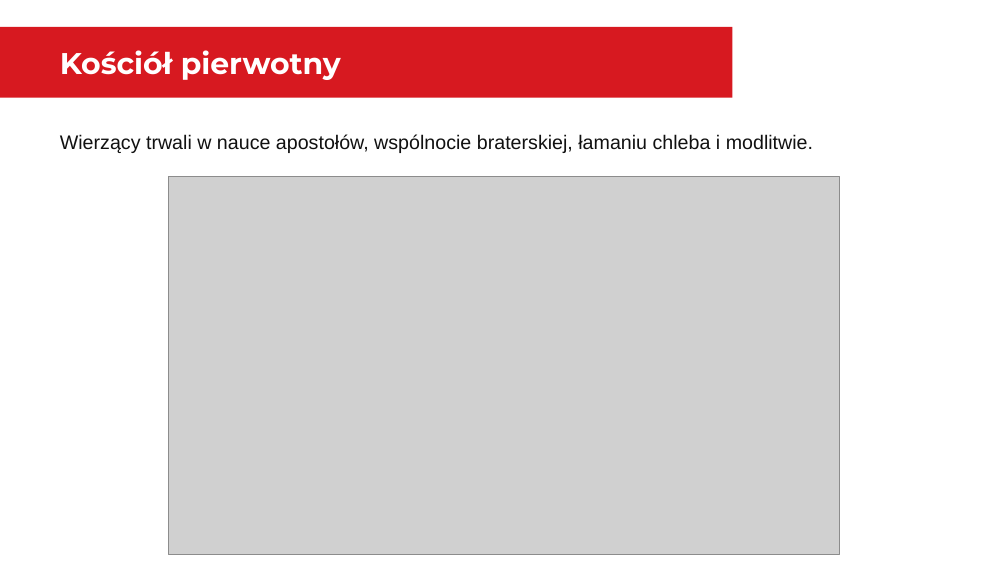
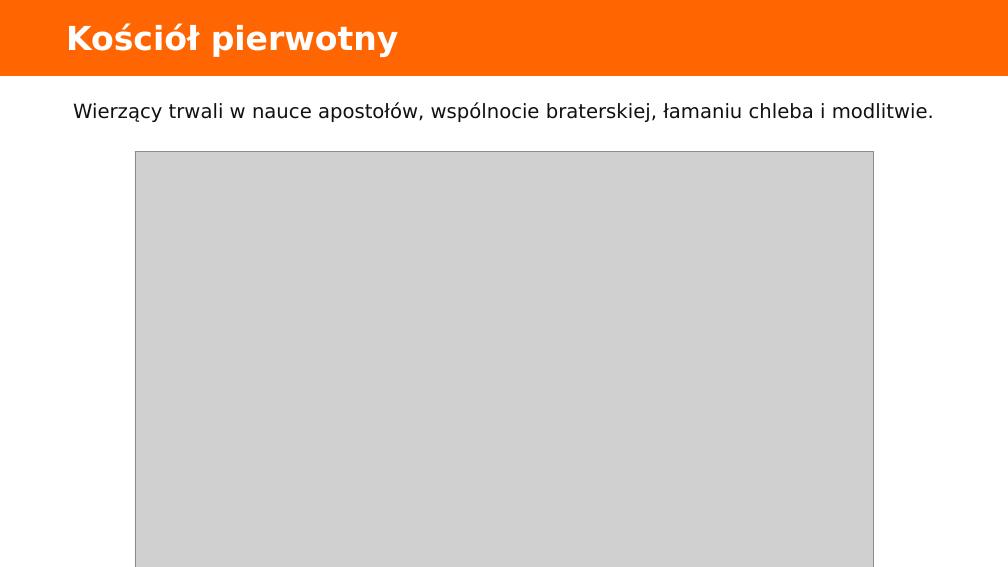
Before and after one commit to folkien/teachings, a slide deck: slide 3 of issue_kurs_kamch_lubecko/8.wspolnota/8.wspolnota.pptx (slide 1 before the commit). Drawn at 1008x567 pixels with LibreOffice and Linux fonts; fonts in the diff are those of the drawing; grey boxes stand for pictures. Boxes give left, top, right and bottom in pixels: in the first picture for what was removed or moved away, otherwise in the second. Text is boxed around its words. In the diff, an @@ line names an element or a change of style, - is before the commit and + after.

```diff
--- a/issue_kurs_kamch_lubecko/8.wspolnota/8.wspolnota.pptx
+++ b/issue_kurs_kamch_lubecko/8.wspolnota/8.wspolnota.pptx
@@ rectangle added at (0, 0, 1008, 76), fill #FF6500, outline #FF6500 0 pt @@
@@ text "Kościół pierwotny": place and size @@
-text "Kościół pierwotny" at (0, 26, 733, 98)
+text "Kościół pierwotny" at (66, 23, 399, 57)
@@ text "Kościół pierwotny" at (66, 23, 399, 57): size 28.5 to 31.5 pt, font Montserrat to DejaVu Sans; vertical alignment middle to top; fill #D71920 to none @@
@@ text "Wierzący trwali w nauce apostołów, ...": place and size @@
-text "Wierzący trwali w nauce apostołów, ..." at (60, 134, 813, 153)
+text "Wierzący trwali w nauce apostołów, ..." at (73, 102, 934, 122)
@@ text "Wierzący trwali w nauce apostołów, ..." at (73, 102, 934, 122): font Arial to DejaVu Sans; alignment left to centre @@
@@ picture: place and size @@
-picture at (168, 176, 839, 554)
+picture at (135, 151, 874, 567)
```
Also in this commit, not shown: 7 other slides changed, 2 slides added, 20 other files.
